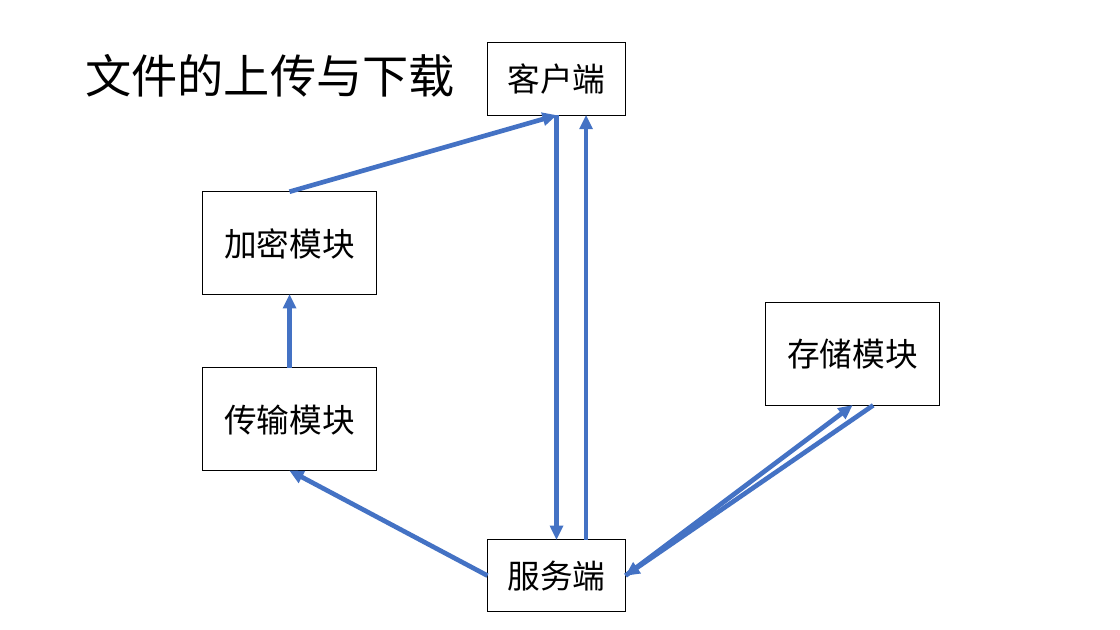
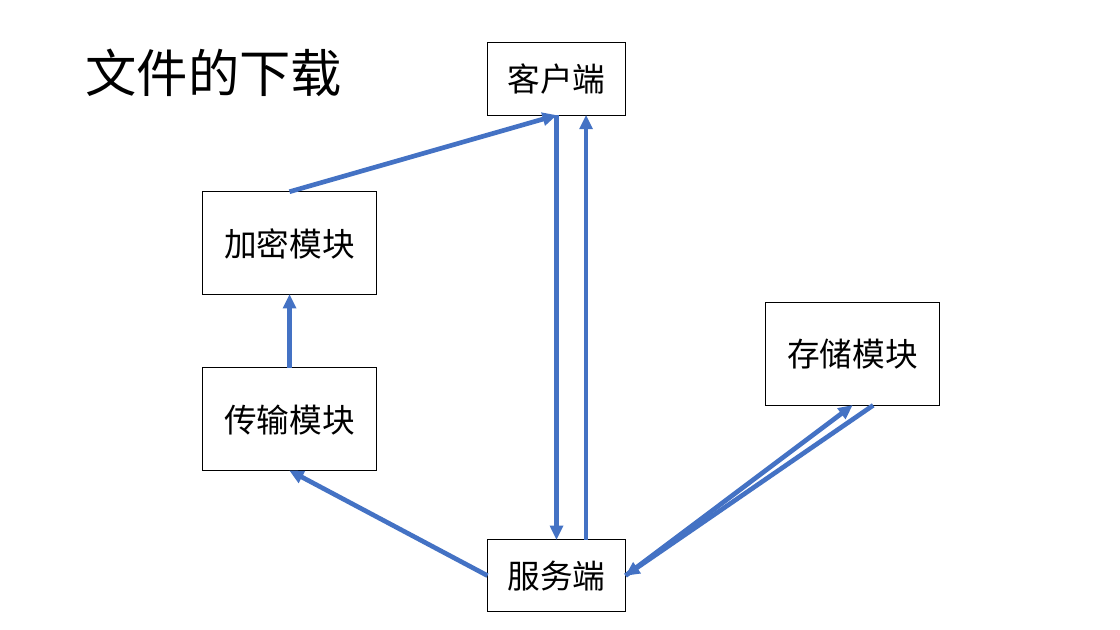
Before and after one commit to royalvald/MediumTest, a slide deck: slide 8 of 基于加密搜索的可靠在线文件管理系统.pptx (slide 9 before the commit). Drawn at 1120x630 pixels with LibreOffice and Linux fonts; fonts in the diff are those of the drawing. Boxes give left, top, right and bottom in pixels: in the first picture for what was removed or moved away, otherwise in the second. Text is boxed around its words. In the diff, an @@ line names an element or a change of style, - is before the commit and + after.

```diff
--- a/基于加密搜索的可靠在线文件管理系统.pptx
+++ b/基于加密搜索的可靠在线文件管理系统.pptx
@@ title at (85,48,342,96): text changed; size 39.6 to 44 pt @@
-文件的上传与下载
+文件的下载
```
Also in this commit, not shown: 4 other slides changed, 1 slide removed.
